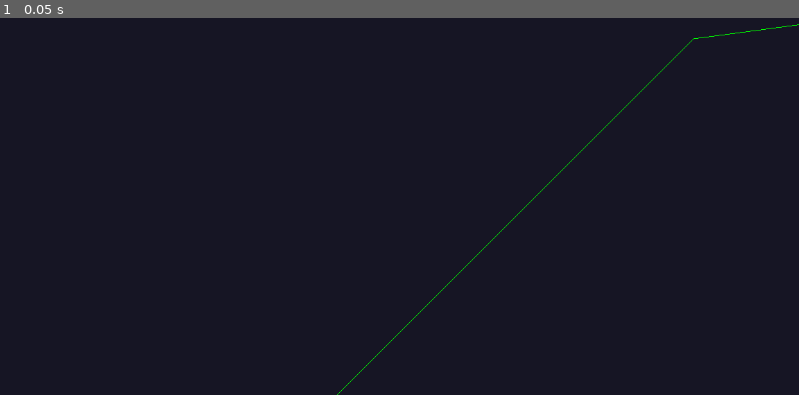
Above: before the commit, frame 1.
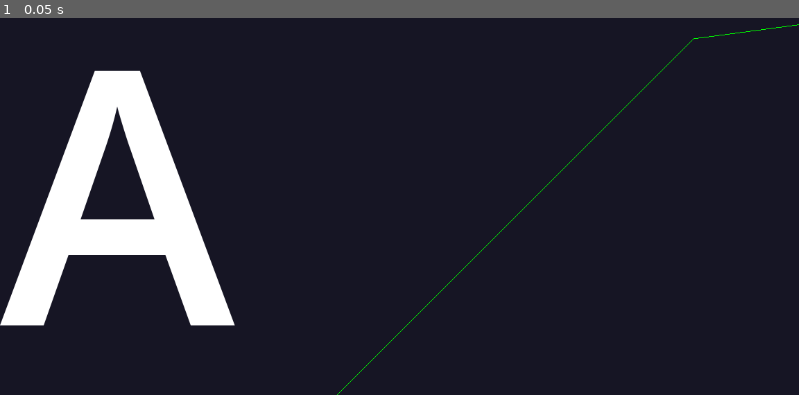
Above: after the commit, the same moment.

Repository: Seventyy/SmallProgrammingProjects
Game: Godot game, scene res://calculator.tscn
Same seed, same stepped clock (60 frames per second), same inputs: the game is played once before the commit and once after it. The project has no main scene, so this scene is started directly.
Inputs:
- Up to frame 1 (0.05 s): no input

The runs differ from the first frame. In frame 1, 7.8% of the frame differs, in the area x 0-30%, y 13-82%.
Error in both runs: Cannot call method 'queue_redraw' on a null value. (res://access_point.gd:12)

Commit message:
things and stuffs

Diff:
--- a/rssi-localisation-visualosation/access_point.tscn
+++ b/rssi-localisation-visualosation/access_point.tscn
@@ -1,10 +1,18 @@
-[gd_scene load_steps=3 format=3 uid="uid://c55wrfjg6k1id"]
+[gd_scene load_steps=4 format=3 uid="uid://c55wrfjg6k1id"]
 
 [ext_resource type="Script" path="res://access_point.gd" id="1_tqloe"]
 [ext_resource type="Script" path="res://access_point_handle.gd" id="2_8aq36"]
+
+[sub_resource type="LabelSettings" id="LabelSettings_uxgxx"]
+font_size = 512
 
 [node name="AccessPoint" type="Node2D"]
 script = ExtResource("1_tqloe")
 
 [node name="Handle" type="Node2D" parent="."]
 script = ExtResource("2_8aq36")
+
+[node name="Label" type="Label" parent="."]
+offset_right = 40.0
+offset_bottom = 23.0
+label_settings = SubResource("LabelSettings_uxgxx")
--- a/rssi-localisation-visualosation/calculator.gd
+++ b/rssi-localisation-visualosation/calculator.gd
@@ -59,9 +59,9 @@
 		access_point_c.position = Vector2(0, 4000)
 @export var reset_strength:bool:
 	set(val):
-		access_point_a.strength = 2000
-		access_point_b.strength = 2500
-		access_point_c.strength = 4500
+		access_point_a.strength = 3200
+		access_point_b.strength = 3600
+		access_point_c.strength = 2100
 		reset_handles()
 @export var redraw:bool:
 	set(val):
@@ -169,9 +169,12 @@
 			circle1.position.distance_to(circle2.position)
 		]
 	elif d < abs(circle1.strength - circle2.strength):
+		var size_sign:int = 1 if circle1.strength < circle2.strength else -1
 		return [
-			circle1.position + circle1.position.direction_to(circle2.position) * circle1.strength,
-			circle2.position + circle2.position.direction_to(circle1.position) * circle2.strength
+			circle1.position + \
+			circle1.position.direction_to(circle2.position) * -size_sign * circle1.strength,
+			circle2.position + \
+			circle2.position.direction_to(circle1.position) * size_sign * circle2.strength
 		]
 
 	var a:float = (circle1.strength**2 - circle2.strength**2 + d**2) / (2 * d)
@@ -256,11 +259,11 @@
 
 	if show_intersection_pairs:
 		if intersections_ab.size() == 2:
-			draw_dashed_line(intersections_ab[0], intersections_ab[1], Color.AQUA, -1, 100)
+			draw_dashed_line(intersections_ab[0], intersections_ab[1], Color.CADET_BLUE, -1, 100)
 		if intersections_bc.size() == 2:
-			draw_dashed_line(intersections_bc[0], intersections_bc[1], Color.AQUA, -1, 100)
+			draw_dashed_line(intersections_bc[0], intersections_bc[1], Color.CADET_BLUE, -1, 100)
 		if intersections_ca.size() == 2:
-			draw_dashed_line(intersections_ca[0], intersections_ca[1], Color.AQUA, -1, 100)
+			draw_dashed_line(intersections_ca[0], intersections_ca[1], Color.CADET_BLUE, -1, 100)
 
 	if show_triplet_triangle:
 		draw_polygon(PackedVector2Array(smallest_perimeter_triplet), PackedColorArray([Color.LIGHT_CORAL]))
--- a/rssi-localisation-visualosation/calculator.tscn
+++ b/rssi-localisation-visualosation/calculator.tscn
@@ -10,32 +10,38 @@
 show_triplet_triangle = true
 show_secondary_intersections = true
 show_primary_intersections = true
-reset_positions_old = null
-redraw = null
 
 [node name="AccessPointA" parent="." node_paths=PackedStringArray("calculator") instance=ExtResource("2_cq4je")]
-position = Vector2(6000, 4000)
 calculator = NodePath("..")
-strength = 1135.78
+strength = 5688.93
 
 [node name="Handle" parent="AccessPointA" index="0"]
-position = Vector2(513.916, -1012.86)
+position = Vector2(5675.42, 391.798)
+
+[node name="Label" parent="AccessPointA" index="1"]
+text = "A"
 
 [node name="AccessPointB" parent="." node_paths=PackedStringArray("calculator") instance=ExtResource("2_cq4je")]
-position = Vector2(6071.92, 1869.89)
+position = Vector2(6000, 2000)
 calculator = NodePath("..")
-strength = 616.733
+strength = 2584.26
 
 [node name="Handle" parent="AccessPointB" index="0"]
-position = Vector2(309.209, -533.619)
+position = Vector2(-1565.93, 2055.79)
+
+[node name="Label" parent="AccessPointB" index="1"]
+text = "B"
 
 [node name="AccessPointC" parent="." node_paths=PackedStringArray("calculator") instance=ExtResource("2_cq4je")]
-position = Vector2(0, 2000)
+position = Vector2(0, 4000)
 calculator = NodePath("..")
-strength = 5317.34
+strength = 2100.0
 
 [node name="Handle" parent="AccessPointC" index="0"]
-position = Vector2(1533.44, -5091.43)
+position = Vector2(0, -2100)
+
+[node name="Label" parent="AccessPointC" index="1"]
+text = "C"
 
 [editable path="AccessPointA"]
 [editable path="AccessPointB"]
